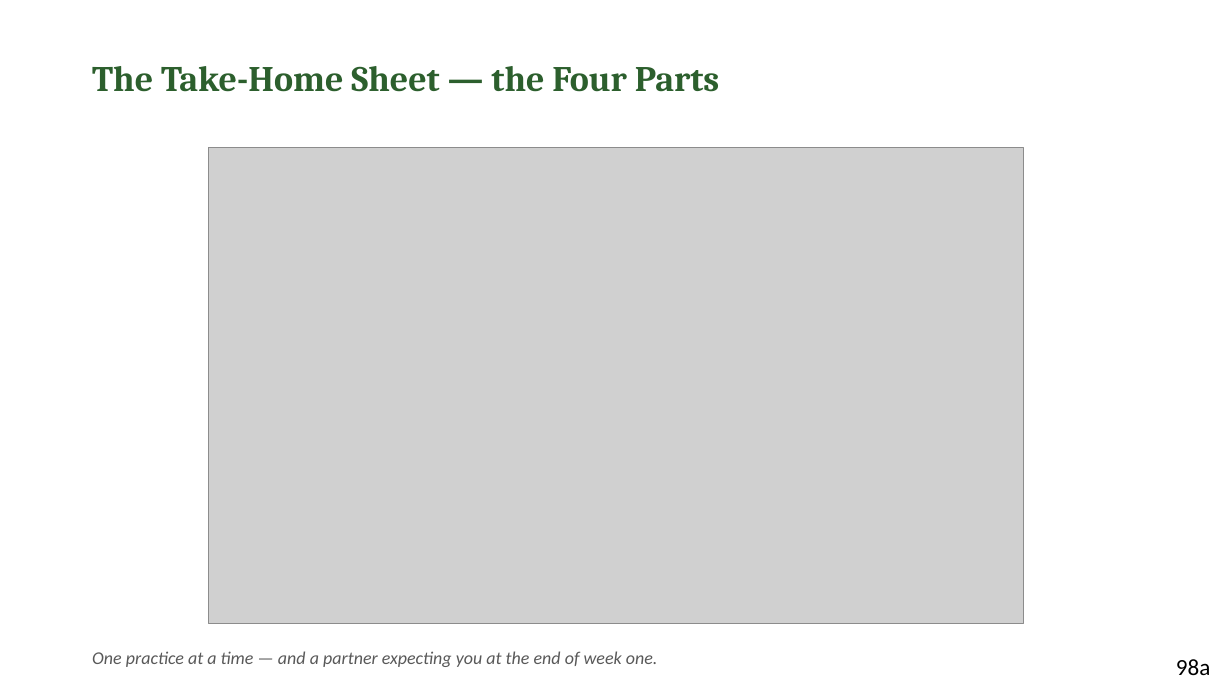
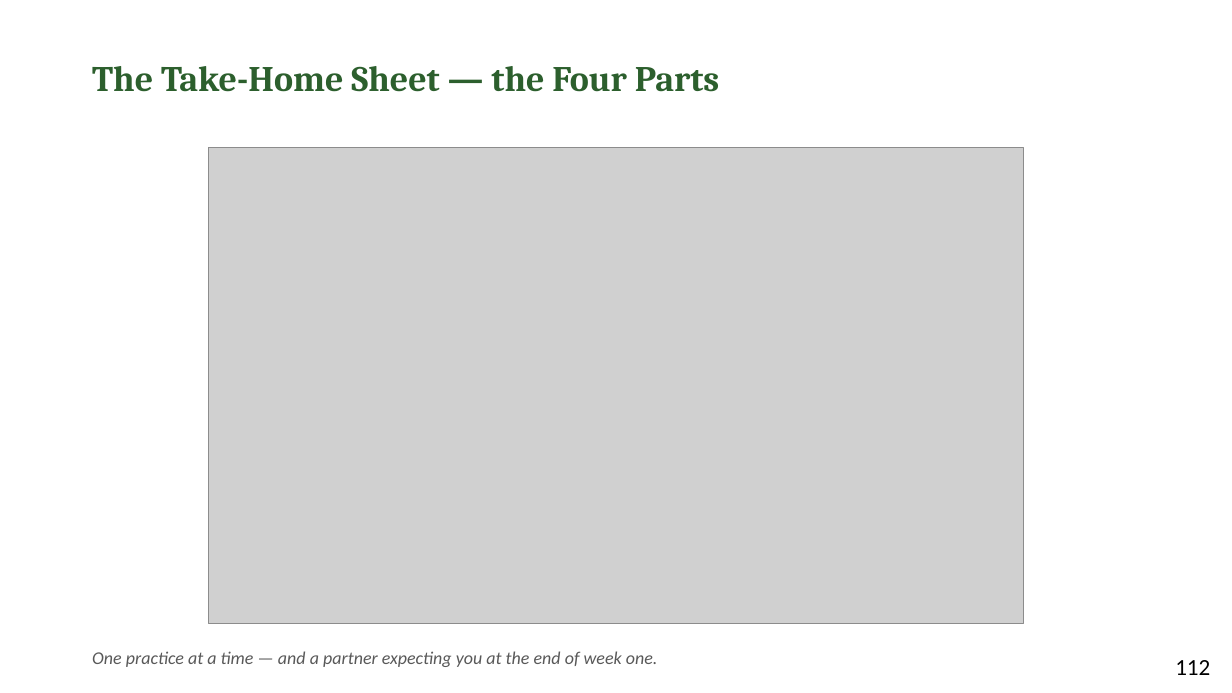
Before and after one commit to jgtittle-ministries/fellowship-of-the-heart-pilot-at-cca-dev, a slide deck: slide 16 of _implementation-notes/evening-series/FotH Evening Session 7 Slides DRAFT v1.pptx. Drawn at 1232x693 pixels with LibreOffice and Linux fonts; fonts in the diff are those of the drawing; grey boxes stand for pictures. Boxes give left, top, right and bottom in pixels: in the first picture for what was removed or moved away, otherwise in the second. Text is boxed around its words. In the diff, an @@ line names an element or a change of style, - is before the commit and + after.

```diff
--- a/_implementation-notes/evening-series/FotH Evening Session 7 Slides DRAFT v1.pptx
+++ b/_implementation-notes/evening-series/FotH Evening Session 7 Slides DRAFT v1.pptx
@@ text at box(1175, 660, 1210, 675): text changed @@
-98a
+112
```
Also in this commit, not shown: 16 other slides changed, 23 other files.
